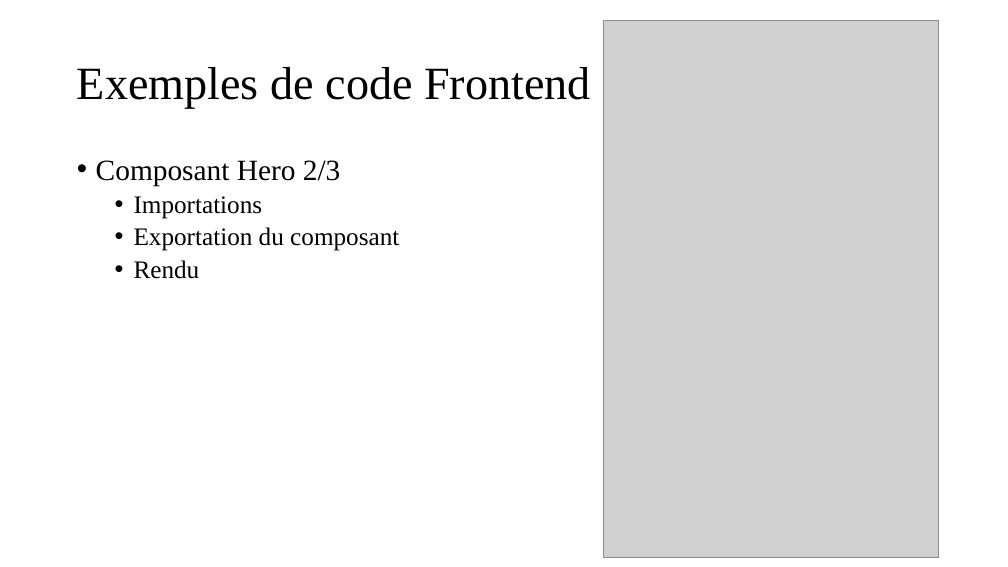
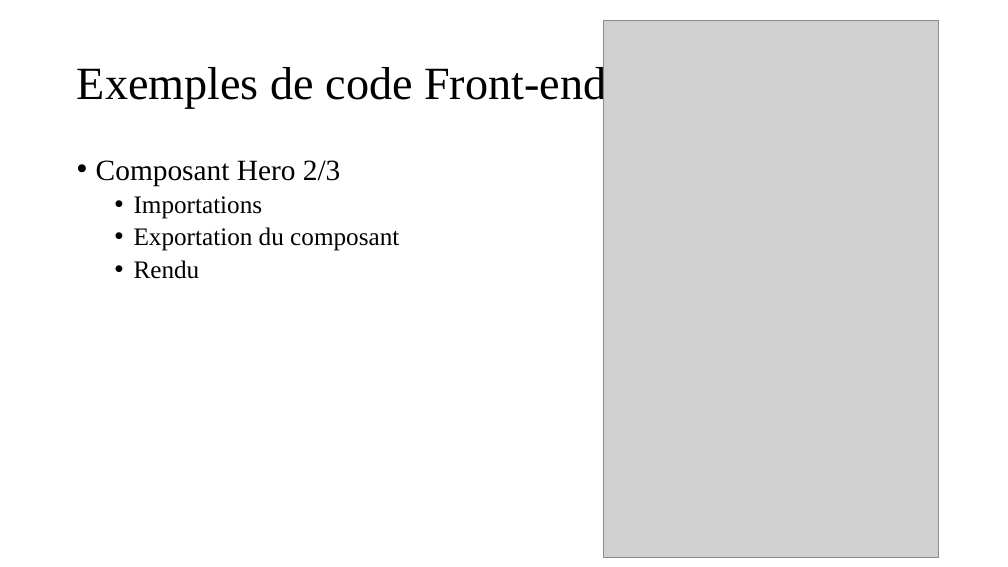
Before and after one commit to EsFrost/m2i_projet, a slide deck: slide 13 of to_send/presentation_fr.pptx (slide 11 before the commit). Drawn at 1008x567 pixels with LibreOffice and Linux fonts; fonts in the diff are those of the drawing; grey boxes stand for pictures. Boxes give left, top, right and bottom in pixels: in the first picture for what was removed or moved away, otherwise in the second. Text is boxed around its words. In the diff, an @@ line names an element or a change of style, - is before the commit and + after.

```diff
--- a/to_send/presentation_fr.pptx
+++ b/to_send/presentation_fr.pptx
@@ title at <box>77,64,606,109</box>: text changed @@
-Exemples de code Frontend
+Exemples de code Front-end
```
Also in this commit, not shown: 8 other slides changed, 2 slides added.
